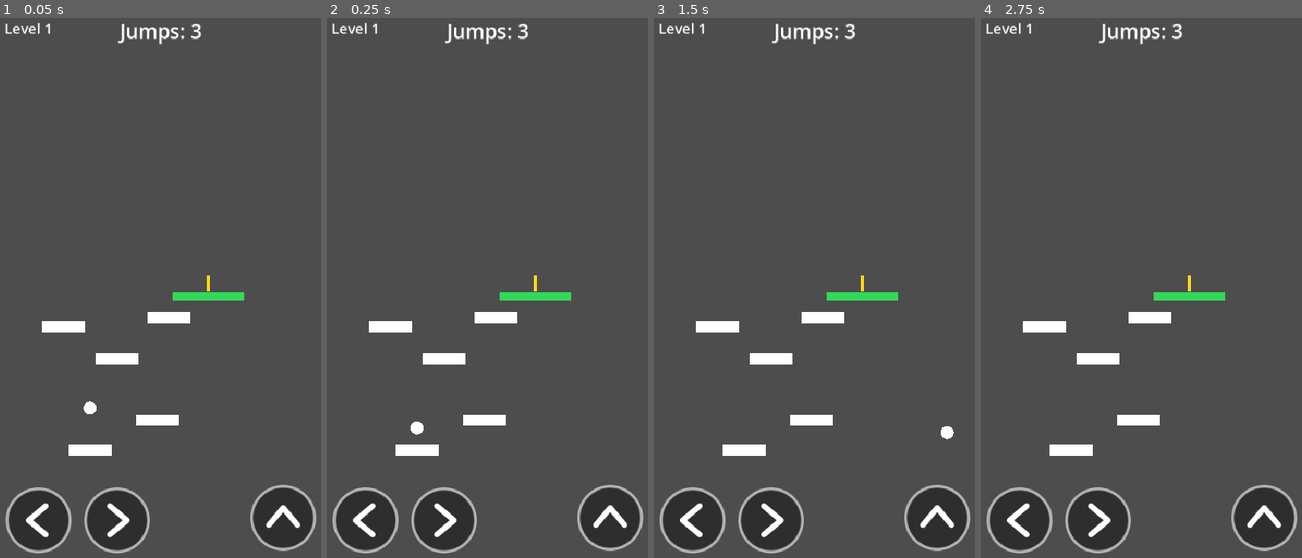
Above: before the commit, frames 1-4 (left to right).
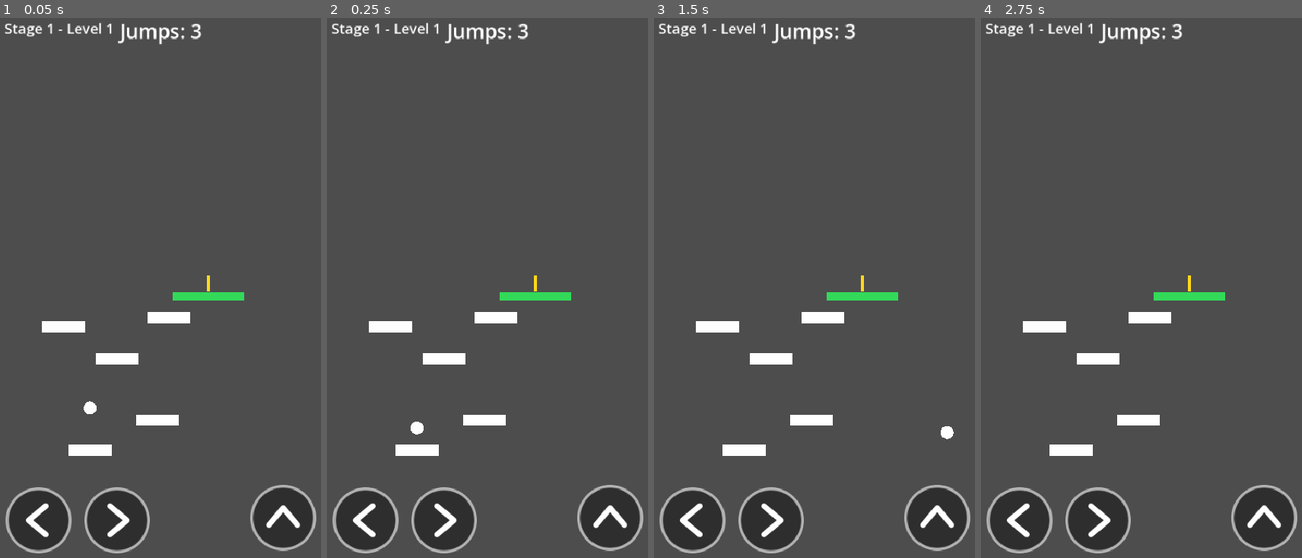
Above: after the commit, the same moments.

Repository: xASHx26/amnesia-ball
Game: Godot game, scene res://Scenes/Levels/level_1.tscn
Same seed, same stepped clock (60 frames per second), same inputs: the game is played once before the commit and once after it.
Inputs:
- Up to frame 1 (0.05 s): no input
- Up to frame 2 (0.25 s): no input
- Up to frame 3 (1.5 s): hold D (right) from 0.53 s (still down); tap Space (jump) at 0.6, 0.77, 1.07, 1.35 s; tap Enter at 1.25 s
- Up to frame 4 (2.75 s): tap Space (jump) at 1.52, 1.82, 2, 2.1 s; release D (right) at 2.03 s; hold A (left) from 2.03 s (still down)

The runs differ from the first frame. In frame 1, 0.3% of the frame differs, in the area x 1-35%, y 0-4%; in frame 2, 0.3%; in frame 3, 0.3%; in frame 4, 0.3%.

Commit message:
feat: implement core game logic, player movement, HUD, and Level 2 scene

Diff:
--- a/Scenes/Levels/level_2.tscn
+++ b/Scenes/Levels/level_2.tscn
@@ -9,7 +9,7 @@
 [node name="Level2" type="Node2D" unique_id=248444192]
 script = ExtResource("1_lvl")
 level_number = 2
-max_jumps = 3
+max_jumps = 4
 
 [node name="HUD" parent="." unique_id=2119999256 instance=ExtResource("5_hud")]
 
--- a/Scripts/Autoloads/game_manager.gd
+++ b/Scripts/Autoloads/game_manager.gd
@@ -10,6 +10,7 @@
 
 # === Constants ===
 const MAX_JUMP_CAP: int = 10
+const LEVELS_PER_STAGE: int = 3
 
 # === State ===
 var current_level: int = 1
@@ -24,15 +25,27 @@
 	process_mode = Node.PROCESS_MODE_ALWAYS
 
 
+## Returns current stage number (e.g., Levels 1-3 -> Stage 1, Levels 4-6 -> Stage 2).
+func get_stage(level_num: int = -1) -> int:
+	var lvl := current_level if level_num == -1 else level_num
+	return ((lvl - 1) / LEVELS_PER_STAGE) + 1
+
+
+## Returns 1-based level index within the current stage (1, 2, or 3).
+func get_level_in_stage(level_num: int = -1) -> int:
+	var lvl := current_level if level_num == -1 else level_num
+	return ((lvl - 1) % LEVELS_PER_STAGE) + 1
+
+
 ## Call this at the start of each level to set the jump budget.
 func setup_level(level_num: int, base_jumps: int) -> void:
 	current_level = level_num
 
-	# Reset carried over jumps when starting fresh at Level 1
-	if level_num == 1:
+	# Reset carried over jumps when starting a new stage (e.g., Level 1, Level 4, Level 7)
+	if get_level_in_stage(level_num) == 1:
 		carried_over_jumps = 0
 
-	# Add carried over jumps from previous level, capped strictly at MAX_JUMP_CAP (10)
+	# Add carried over jumps from previous level in the same stage, capped strictly at MAX_JUMP_CAP (10)
 	jumps_remaining = min(base_jumps + carried_over_jumps, MAX_JUMP_CAP)
 	max_jumps = jumps_remaining
 	is_level_complete = false
--- a/Scripts/Ball_Charecter/Ball_movements.gd
+++ b/Scripts/Ball_Charecter/Ball_movements.gd
@@ -34,7 +34,7 @@
 	if is_on_floor():
 		var landed_on = _get_floor_platform()
 		if landed_on and landed_on != current_platform:
-			# If this is not the initial spawn landing, deduct a jump for reaching a new platform
+			# Deduct a jump when landing on a new platform (including the goal platform)
 			if current_platform != null:
 				GameManager.use_jump()
 
--- a/Scripts/UI/hud.gd
+++ b/Scripts/UI/hud.gd
@@ -29,7 +29,13 @@
 
 	# Initial display
 	_update_jump_display(GameManager.jumps_remaining)
-	level_label.text = "Level %d" % GameManager.current_level
+	_update_level_label()
+
+
+func _update_level_label() -> void:
+	var stage := GameManager.get_stage()
+	var lvl_in_stage := GameManager.get_level_in_stage()
+	level_label.text = "Stage %d - Level %d" % [stage, lvl_in_stage]
 
 
 func _update_jump_display(remaining: int) -> void:
@@ -56,7 +62,7 @@
 
 func _on_level_started(remaining: int) -> void:
 	_update_jump_display(remaining)
-	level_label.text = "Level %d" % GameManager.current_level
+	_update_level_label()
 
 
 func _on_level_completed(level_num: int) -> void:
@@ -65,9 +71,12 @@
 	fw.position = Vector2(240, 400)
 	add_child(fw)
 
+	var stage := GameManager.get_stage(level_num)
+	var lvl_in_stage := GameManager.get_level_in_stage(level_num)
+
 	# Show overlay with slight delay for fireworks to be visible
 	await get_tree().create_timer(0.5).timeout
-	_show_overlay("Level %d Complete!" % level_num, true, false)
+	_show_overlay("Stage %d - Level %d Complete!" % [stage, lvl_in_stage], true, false)
 
 
 func _on_game_over() -> void:
